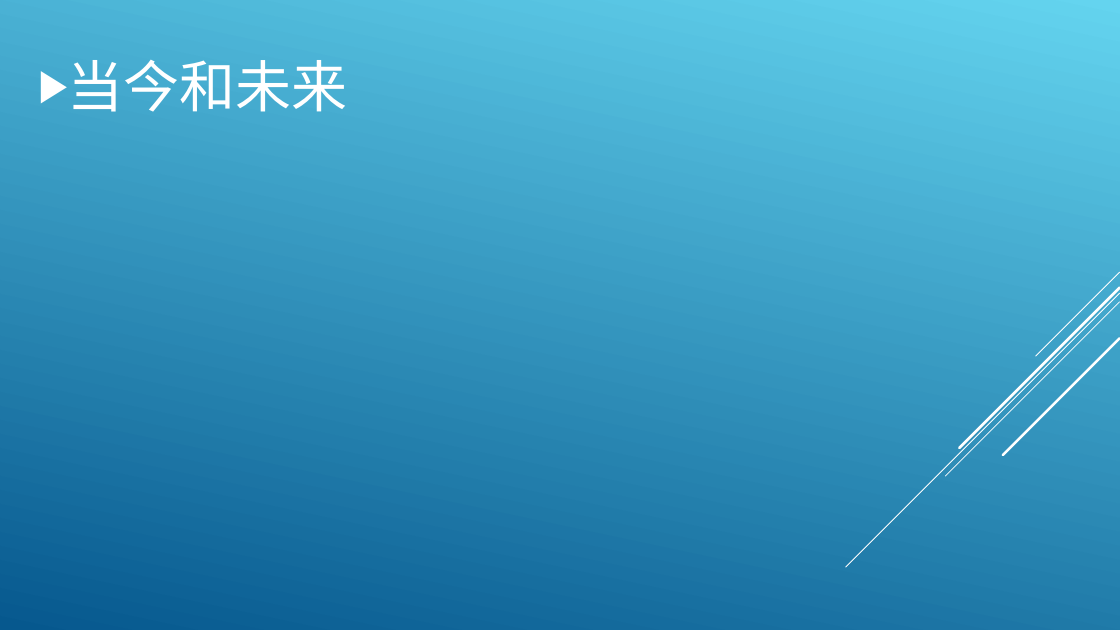
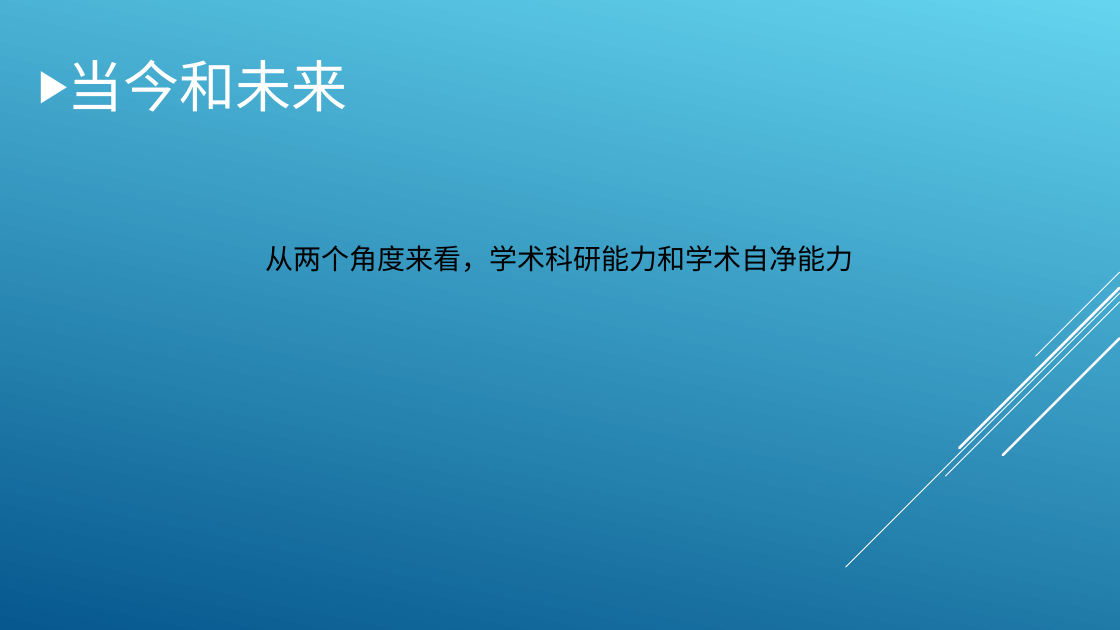
Before and after one commit to LIGHT1213/MyHomeWork, a slide deck: slide 6 of 从中国近现代科学发展中看中国.ppt. Drawn at 1120x630 pixels with LibreOffice and Linux fonts; fonts in the diff are those of the drawing. Boxes give left, top, right and bottom in pixels: in the first picture for what was removed or moved away, otherwise in the second. Text is boxed around its words. In the diff, an @@ line names an element or a change of style, - is before the commit and + after.

```diff
--- a/从中国近现代科学发展中看中国.ppt
+++ b/从中国近现代科学发展中看中国.ppt
@@ text added at <box>266,245,854,272</box>, 24 pt, text #000000 @@
+从两个角度来看，学术科研能力和学术自净能力
```
Also in this commit, not shown: 2 other slides changed, 6 slides added, 1 slide removed.
